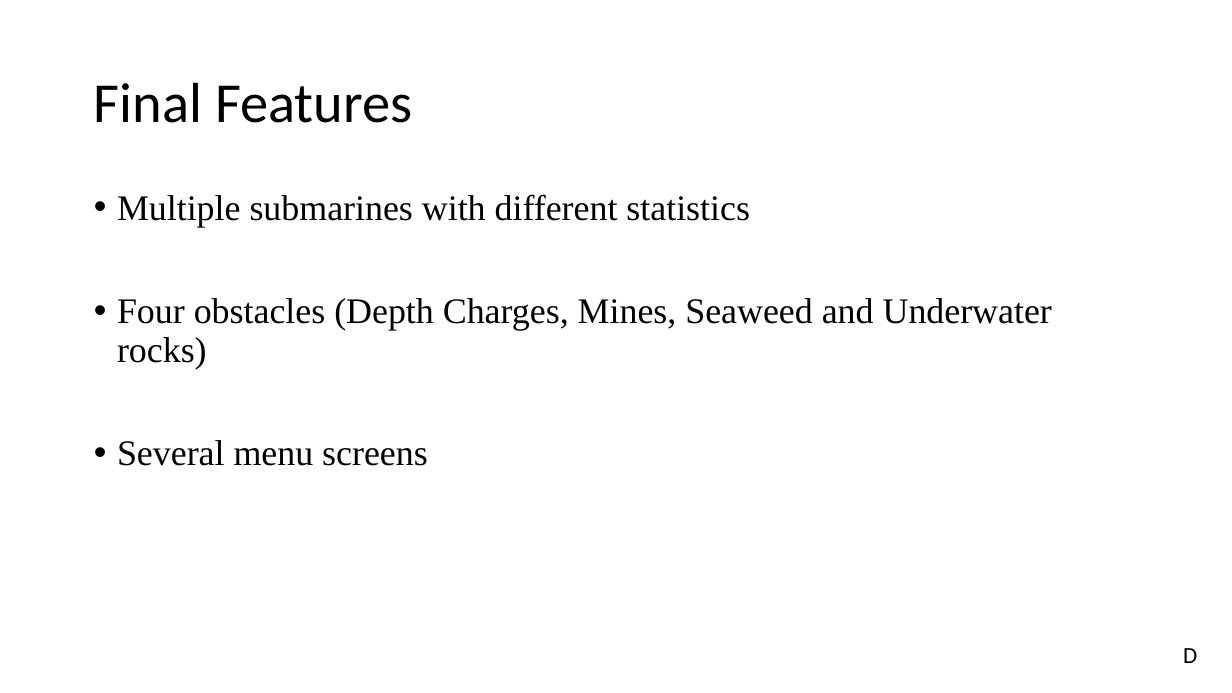
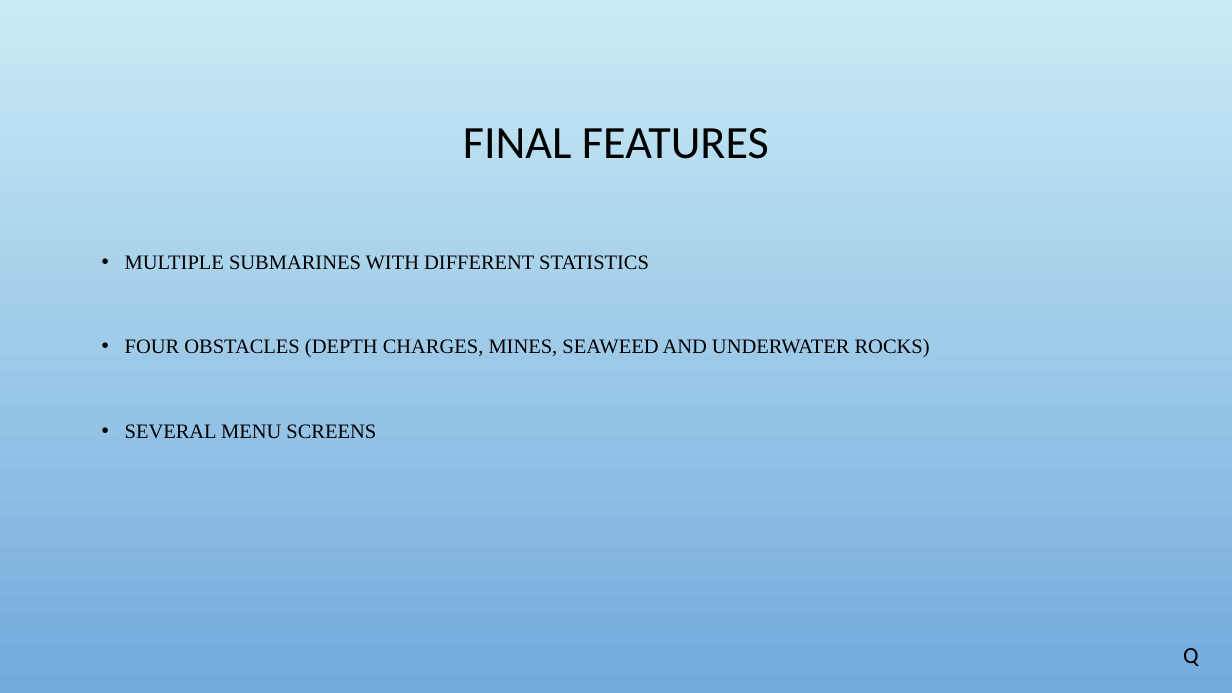
Before and after one commit to UoSGroupProjects1718/dm-bandai-namco-group-9, a slide deck: slide 12 of Presentations/L6 Group 9 Project Masterclass Final Pitch .pptx. Drawn at 1232x693 pixels with LibreOffice and Linux fonts; fonts in the diff are those of the drawing; background and template pictures are left out. Boxes give left, top, right and bottom in pixels: in the first picture for what was removed or moved away, otherwise in the second. Text is boxed around its words. In the diff, an @@ line names an element or a change of style, - is before the commit and + after.

```diff
--- a/Presentations/L6 Group 9 Project Masterclass Final Pitch .pptx
+++ b/Presentations/L6 Group 9 Project Masterclass Final Pitch .pptx
@@ background #FFFFFF to picture (left out) @@
@@ title at [463, 128, 769, 159]: text changed; size 44 to 36 pt @@
-Final Features
+FINAL FEATURES
@@ text at [125, 255, 930, 439]: text changed; size 28 to 16 pt @@
-• Multiple submarines with different statistics
-• Four obstacles (Depth Charges, Mines, Seaweed and Underwater rocks)
-• Several menu screens
+• MULTIPLE SUBMARINES WITH DIFFERENT STATISTICS
+• FOUR OBSTACLES (DEPTH CHARGES, MINES, SEAWEED AND UNDERWATER ROCKS)
+• SEVERAL MENU SCREENS
@@ text at [1183, 648, 1199, 666]: text changed @@
-D
+Q
```
Also in this commit, not shown: 14 other slides changed.
